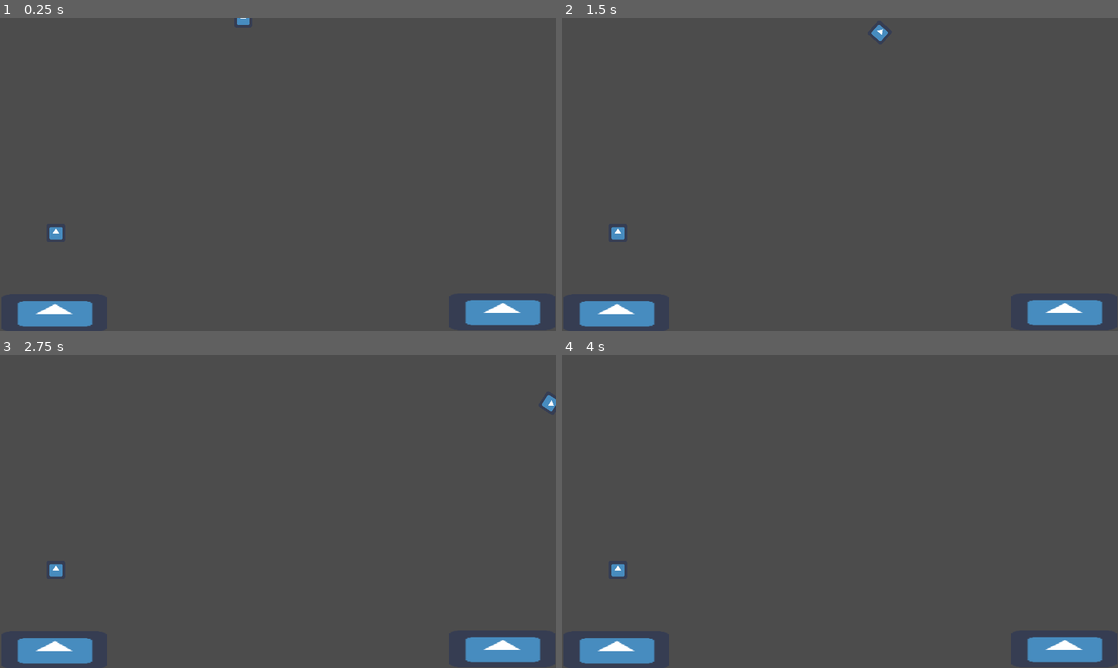
Above: before the commit, frames 1-4 (two rows, left to right).
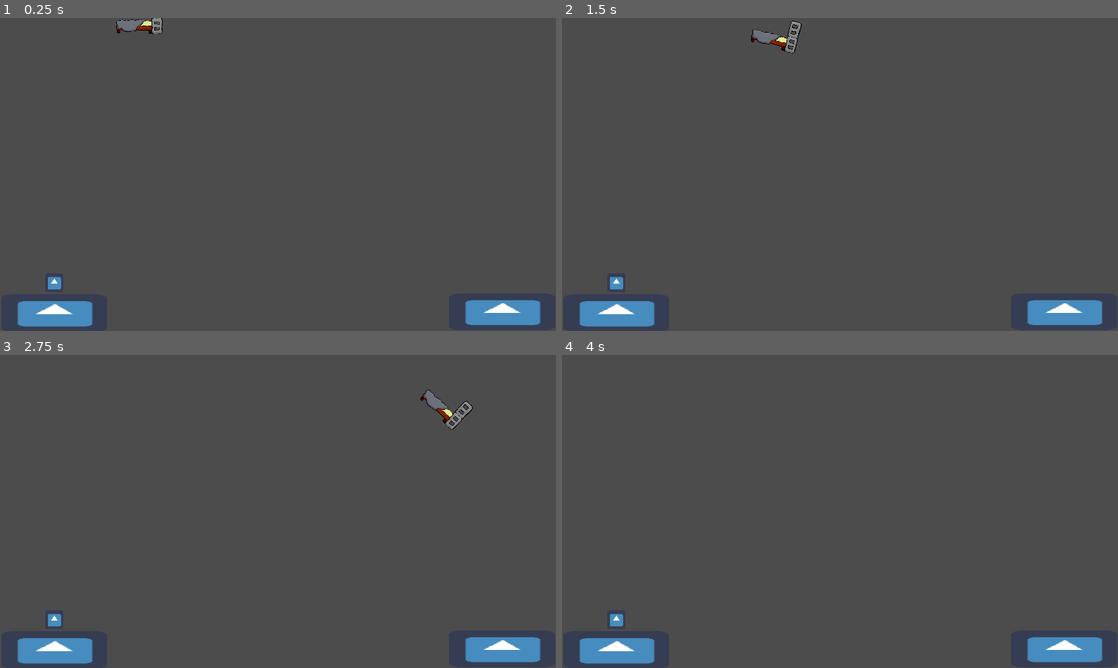
Above: after the commit, the same moments.

Repository: Delfrank94/GGJ20
Game: Godot game, scene res://Level.tscn
The game is run twice, just before and just after one commit, with the same random seed, the same clock (stepped at 60 frames per second) and the same inputs. The engine's default icon, where the game draws it, is replaced by a stand-in: a white triangle on a blue panel in a dark square.
Inputs:
- Up to frame 1 (0.25 s): no input
- Up to frame 2 (1.5 s): hold Up (ui_up) 0.53-1.28 s; hold Right (ui_right) from 0.53 s (still down); tap Up (ui_up) at 1.35 s
- Up to frame 3 (2.75 s): tap Up (ui_up) at 1.52, 1.82 s; release Right (ui_right) at 2.03 s; hold Left (ui_left) from 2.03 s (still down); hold Up (ui_up) from 2.03 s (still down)
- Up to frame 4 (4 s): release Left (ui_left) at 2.78 s; release Up (ui_up) at 2.78 s; hold Right (ui_right) from 2.78 s (still down); tap Up (ui_up) at 2.85, 3.02, 3.32 s; hold Up (ui_up) from 3.53 s (still down)

The runs differ from the first frame. In frame 1, 0.5% of the frame differs, in the area x 8-45%, y 0-87%; in frame 2, 0.7%, in the area x 8-59%, y 0-87%; in frame 3, 0.7%; in frame 4, 0.2%.

Commit message:
Added pieces desings

Diff:
--- a/Level.gd
+++ b/Level.gd
@@ -1,12 +1,18 @@
 extends Node2D
 
-onready var pieceScene = load("res://BoxPiece.tscn")
+export onready var pieceScenes = [
+						load("res://Pieces/BoxPiece.tscn"),
+						load("res://Pieces/IPiece.tscn"),
+						load("res://Pieces/L2Piece.tscn"),
+						load("res://Pieces/LPiece.tscn"),
+						load("res://Pieces/SPiece.tscn"),
+						load("res://Pieces/TPiece.tscn")]
 onready var pieces = $Pieces
 var currentPiece
 var paying
 var dropNewPiece = true
 var timeout = false
-export var creationMargins = Vector2(0,0)
+export var creationMargins = Vector2(300,300)
 
 func _ready():
 	randomize()
@@ -18,7 +24,9 @@
 			creationMargins.x,get_viewport_rect().size.x/2 - creationMargins.y),
 			 0)
 		dropNewPiece = false
-		currentPiece = pieceScene.instance()
+		pieceScenes.shuffle()
+		var nextPiece = pieceScenes[0]
+		currentPiece = nextPiece.instance()
 		currentPiece.position = newPiecePosition
 		pieces.add_child(currentPiece)
 		currentPiece.connect("landed",self,"onPieceLanded")
@@ -29,7 +37,6 @@
 			yield(get_tree().create_timer(.5),"timeout")
 			dropNewPiece = true
 
-
 func _on_Timer_timeout():
 	print("TIEMPOOOOO")
 	timeout = true
--- a/Level.tscn
+++ b/Level.tscn
@@ -50,11 +50,12 @@
 shape = SubResource( 2 )
 
 [node name="Timer" type="Timer" parent="."]
-wait_time = 5.095
+wait_time = 10.0
 one_shot = true
 autostart = true
 
 [node name="Player" parent="." instance=ExtResource( 3 )]
+position = Vector2( 185.633, 922.489 )
 
 [node name="Pieces" type="Node2D" parent="."]
 [connection signal="timeout" from="Timer" to="." method="_on_Timer_timeout"]
--- a/Piece.gd
+++ b/Piece.gd
@@ -8,7 +8,7 @@
 func _physics_process(_delta):
 	if active:
 		if Input.is_action_pressed("ui_up"):
-			apply_torque_impulse(25)
+			apply_torque_impulse(50)
 		if Input.is_action_pressed("ui_left"):
 			apply_impulse(Vector2.ZERO,Vector2.LEFT * moveForce)
 		if Input.is_action_pressed("ui_right"):
--- a/Piece.tscn
+++ b/Piece.tscn
@@ -4,11 +4,12 @@
 [ext_resource path="res://Piece.gd" type="Script" id=2]
 
 [sub_resource type="PhysicsMaterial" id=1]
-bounce = 0.454
+bounce = 0.5
 absorbent = true
 
 [node name="Piece" type="RigidBody2D"]
 physics_material_override = SubResource( 1 )
+gravity_scale = 3.0
 script = ExtResource( 2 )
 
 [node name="Area2D" type="Area2D" parent="."]
--- a/BoxPiece.tscn
+++ b/Pieces/BoxPiece.tscn
@@ -1,22 +1,20 @@
-[gd_scene load_steps=5 format=2]
+[gd_scene load_steps=6 format=2]
 
 [ext_resource path="res://Piece.tscn" type="PackedScene" id=1]
+[ext_resource path="res://arte/assets/piece_o.png" type="Texture" id=2]
 
 [sub_resource type="PhysicsMaterial" id=2]
 
 [sub_resource type="RectangleShape2D" id=3]
-extents = Vector2( 36.8233, 37.1531 )
+extents = Vector2( 63.1606, 63.5476 )
 
 [sub_resource type="RectangleShape2D" id=1]
-extents = Vector2( 30.9791, 31.7738 )
+extents = Vector2( 56.3587, 55.3854 )
 
 [node name="BoxPiece" instance=ExtResource( 1 )]
 physics_material_override = SubResource( 2 )
 gravity_scale = 0.5
 moveForce = 10
-
-[node name="Area2D" parent="." index="0"]
-visible = false
 
 [node name="CollisionShape2D" parent="Area2D" index="0"]
 modulate = Color( 0.996078, 0.0509804, 0.0509804, 1 )
@@ -26,6 +24,6 @@
 shape = SubResource( 1 )
 
 [node name="icon" parent="." index="2"]
-position = Vector2( -0.416084, -0.416084 )
-scale = Vector2( 0.986997, 0.986997 )
+scale = Vector2( 0.426843, 0.426843 )
+texture = ExtResource( 2 )
 [connection signal="body_entered" from="Area2D" to="." method="_on_Area2D_body_entered"]
--- /dev/null
+++ b/Pieces/IPiece.tscn
@@ -0,0 +1,30 @@
+[gd_scene load_steps=6 format=2]
+
+[ext_resource path="res://Piece.tscn" type="PackedScene" id=1]
+[ext_resource path="res://arte/assets/piece_i.png" type="Texture" id=2]
+
+[sub_resource type="PhysicsMaterial" id=1]
+
+[sub_resource type="RectangleShape2D" id=2]
+extents = Vector2( 111.41, 36.3448 )
+
+[sub_resource type="RectangleShape2D" id=3]
+extents = Vector2( 105.738, 30.0423 )
+
+[node name="BoxPiece" instance=ExtResource( 1 )]
+physics_material_override = SubResource( 1 )
+gravity_scale = 0.5
+moveForce = 10
+
+[node name="CollisionShape2D" parent="Area2D" index="0"]
+modulate = Color( 0.996078, 0.0509804, 0.0509804, 1 )
+shape = SubResource( 2 )
+
+[node name="CollisionShape2D" parent="." index="1"]
+position = Vector2( 1.89076, 0.630249 )
+shape = SubResource( 3 )
+
+[node name="icon" parent="." index="2"]
+scale = Vector2( 0.426843, 0.426843 )
+texture = ExtResource( 2 )
+[connection signal="body_entered" from="Area2D" to="." method="_on_Area2D_body_entered"]
--- /dev/null
+++ b/Pieces/L2Piece.tscn
@@ -0,0 +1,38 @@
+[gd_scene load_steps=7 format=2]
+
+[ext_resource path="res://Piece.tscn" type="PackedScene" id=1]
+[ext_resource path="res://arte/assets/piece_l2.png" type="Texture" id=2]
+
+[sub_resource type="PhysicsMaterial" id=1]
+
+[sub_resource type="RectangleShape2D" id=2]
+extents = Vector2( 80.8978, 59.872 )
+
+[sub_resource type="RectangleShape2D" id=3]
+extents = Vector2( 57.4525, 25.1768 )
+
+[sub_resource type="RectangleShape2D" id=4]
+extents = Vector2( 19.8266, 56.8783 )
+
+[node name="BoxPiece" instance=ExtResource( 1 )]
+physics_material_override = SubResource( 1 )
+gravity_scale = 0.5
+moveForce = 10
+
+[node name="CollisionShape2D" parent="Area2D" index="0"]
+modulate = Color( 0.996078, 0.0509804, 0.0509804, 1 )
+position = Vector2( 2.39495, -0.59874 )
+shape = SubResource( 2 )
+
+[node name="CollisionShape2D" parent="." index="1"]
+position = Vector2( -20.2625, 29.9684 )
+shape = SubResource( 3 )
+
+[node name="icon" parent="." index="2"]
+scale = Vector2( 0.426843, 0.426843 )
+texture = ExtResource( 2 )
+
+[node name="CollisionShape2D2" type="CollisionShape2D" parent="." index="3"]
+position = Vector2( 62.2686, 2.14577e-06 )
+shape = SubResource( 4 )
+[connection signal="body_entered" from="Area2D" to="." method="_on_Area2D_body_entered"]
--- /dev/null
+++ b/Pieces/LPiece.tscn
@@ -0,0 +1,39 @@
+[gd_scene load_steps=7 format=2]
+
+[ext_resource path="res://Piece.tscn" type="PackedScene" id=1]
+[ext_resource path="res://arte/assets/piece_l1.png" type="Texture" id=2]
+
+[sub_resource type="PhysicsMaterial" id=5]
+
+[sub_resource type="RectangleShape2D" id=6]
+extents = Vector2( 98.2611, 59.872 )
+
+[sub_resource type="RectangleShape2D" id=7]
+extents = Vector2( 50.2676, 29.3679 )
+
+[sub_resource type="RectangleShape2D" id=4]
+extents = Vector2( 43.1774, 55.6808 )
+
+[node name="BoxPiece" instance=ExtResource( 1 )]
+physics_material_override = SubResource( 5 )
+gravity_scale = 0.5
+moveForce = 10
+
+[node name="CollisionShape2D" parent="Area2D" index="0"]
+modulate = Color( 0.996078, 0.0509804, 0.0509804, 1 )
+position = Vector2( 6.5861, -20.3571 )
+shape = SubResource( 6 )
+
+[node name="CollisionShape2D" parent="." index="1"]
+position = Vector2( 46.796, 8.41383 )
+shape = SubResource( 7 )
+
+[node name="icon" parent="." index="2"]
+position = Vector2( 1.19747, -16.7646 )
+scale = Vector2( 0.426843, 0.426843 )
+texture = ExtResource( 2 )
+
+[node name="CollisionShape2D2" type="CollisionShape2D" parent="." index="3"]
+position = Vector2( -44.3066, -20.3571 )
+shape = SubResource( 4 )
+[connection signal="body_entered" from="Area2D" to="." method="_on_Area2D_body_entered"]
--- /dev/null
+++ b/Pieces/SPiece.tscn
@@ -0,0 +1,37 @@
+[gd_scene load_steps=7 format=2]
+
+[ext_resource path="res://Piece.tscn" type="PackedScene" id=1]
+[ext_resource path="res://arte/assets/piece_s1.png" type="Texture" id=2]
+
+[sub_resource type="PhysicsMaterial" id=1]
+
+[sub_resource type="RectangleShape2D" id=2]
+extents = Vector2( 79.7003, 58.6745 )
+
+[sub_resource type="RectangleShape2D" id=3]
+extents = Vector2( 56.255, 27.5717 )
+
+[sub_resource type="RectangleShape2D" id=4]
+extents = Vector2( 53.9546, 26.3427 )
+
+[node name="BoxPiece" instance=ExtResource( 1 )]
+physics_material_override = SubResource( 1 )
+gravity_scale = 0.5
+moveForce = 10
+
+[node name="icon" parent="." index="0"]
+scale = Vector2( 0.426843, 0.426843 )
+texture = ExtResource( 2 )
+
+[node name="CollisionShape2D" parent="Area2D" index="0"]
+modulate = Color( 0.996078, 0.0509804, 0.0509804, 1 )
+shape = SubResource( 2 )
+
+[node name="CollisionShape2D" parent="." index="2"]
+position = Vector2( -23.2562, 24.5797 )
+shape = SubResource( 3 )
+
+[node name="CollisionShape2D2" type="CollisionShape2D" parent="." index="3"]
+position = Vector2( 19.7583, -29.9369 )
+shape = SubResource( 4 )
+[connection signal="body_entered" from="Area2D" to="." method="_on_Area2D_body_entered"]
--- /dev/null
+++ b/Pieces/TPiece.tscn
@@ -0,0 +1,37 @@
+[gd_scene load_steps=7 format=2]
+
+[ext_resource path="res://Piece.tscn" type="PackedScene" id=1]
+[ext_resource path="res://arte/assets/piece_t.png" type="Texture" id=2]
+
+[sub_resource type="PhysicsMaterial" id=1]
+
+[sub_resource type="RectangleShape2D" id=2]
+extents = Vector2( 80.8978, 57.477 )
+
+[sub_resource type="RectangleShape2D" id=3]
+extents = Vector2( 77.8095, 32.9603 )
+
+[sub_resource type="RectangleShape2D" id=4]
+extents = Vector2( 26.4127, 55.0821 )
+
+[node name="BoxPiece" instance=ExtResource( 1 )]
+physics_material_override = SubResource( 1 )
+gravity_scale = 0.5
+moveForce = 10
+
+[node name="icon" parent="." index="0"]
+scale = Vector2( 0.426843, 0.426843 )
+texture = ExtResource( 2 )
+
+[node name="CollisionShape2D" parent="Area2D" index="0"]
+modulate = Color( 0.996078, 0.0509804, 0.0509804, 1 )
+shape = SubResource( 2 )
+
+[node name="CollisionShape2D" parent="." index="2"]
+position = Vector2( -1.70166, 23.981 )
+shape = SubResource( 3 )
+
+[node name="CollisionShape2D2" type="CollisionShape2D" parent="." index="3"]
+position = Vector2( -2.99369, -0.598736 )
+shape = SubResource( 4 )
+[connection signal="body_entered" from="Area2D" to="." method="_on_Area2D_body_entered"]
